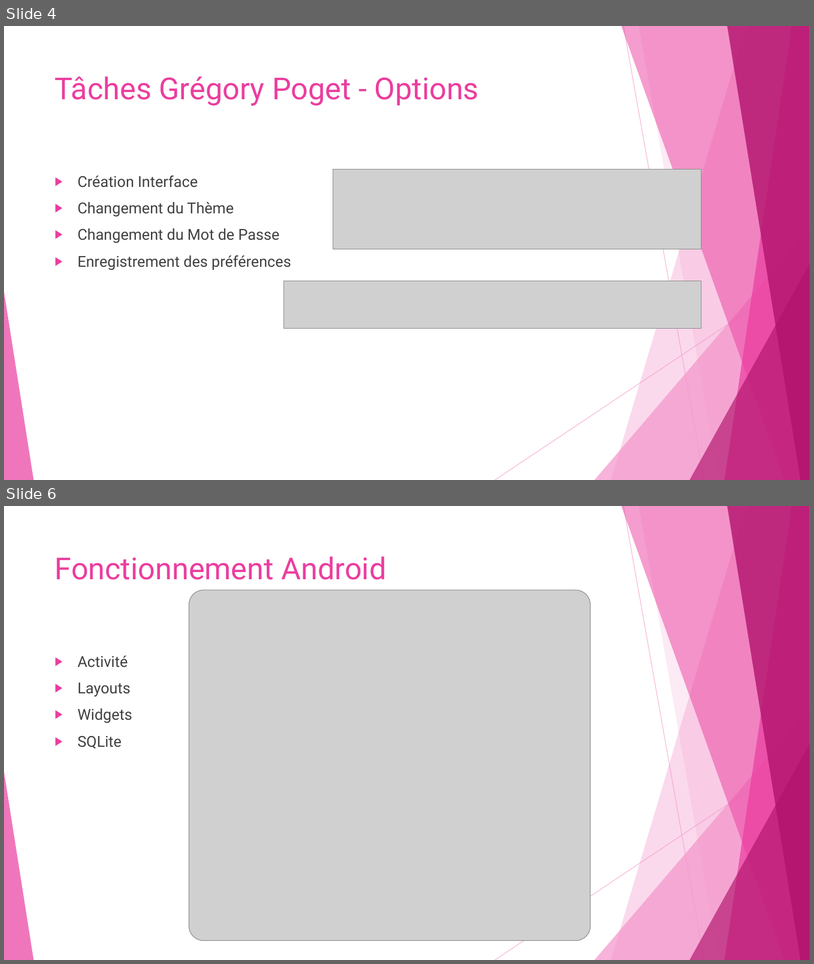
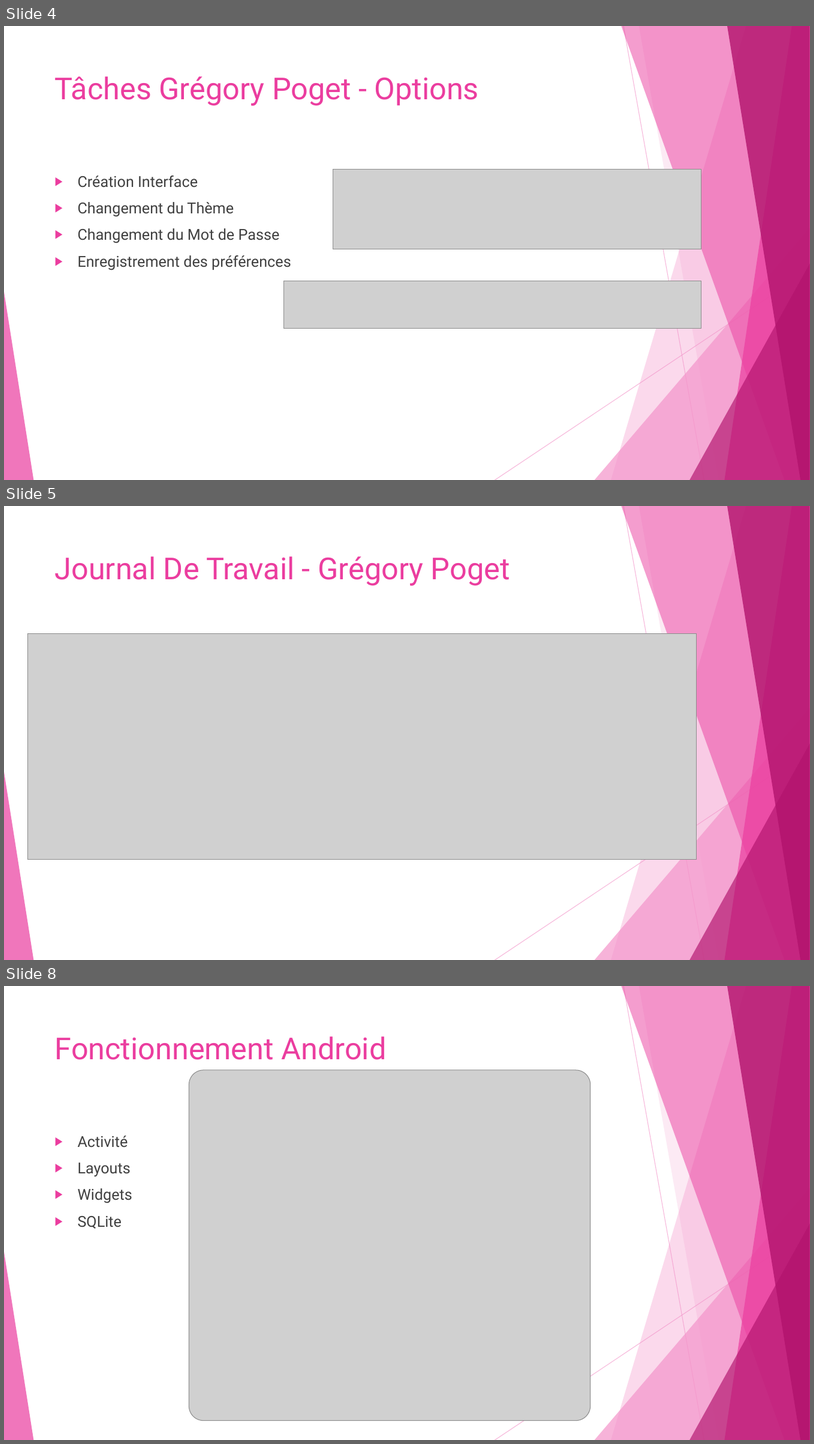
Before and after one commit to Wayne121/AGS-GPT-DemoMot, a slide deck: POWER ..pptx. Shown one above the other, each under a label of ours: slides 4 and 6 before the commit, slides 4, 5 and 8 after it; the slides between them are not shown. The pictures are 814x964 and 814x1444 pixels, drawn with LibreOffice and Linux fonts; fonts in the diff are those of the drawing; grey boxes stand for pictures. Boxes give left, top, right and bottom in pixels: in the first picture for what was removed or moved away, otherwise in the second. Text is boxed around its words. In the diff, an @@ line names an element or a change of style, - is before the commit and + after.

```diff
--- a/POWER ..pptx
+++ b/POWER ..pptx
@@ slide 5 added at (x1=4, y1=506, x2=810, y2=960), background #FFFFFF; not listed: 10 template elements that a slide beside it also shows @@
@@ title added at (x1=55, y1=556, x2=510, y2=586), 36 pt, text #EB3D9F @@
+Journal De Travail - Grégory Poget
@@ picture added at (x1=27, y1=634, x2=696, y2=859) @@
@@ what was slide 6 is now slide 8 @@
```
Also in this commit, not shown: 1 slide changed, 2 other slides added, 1 slide removed.
